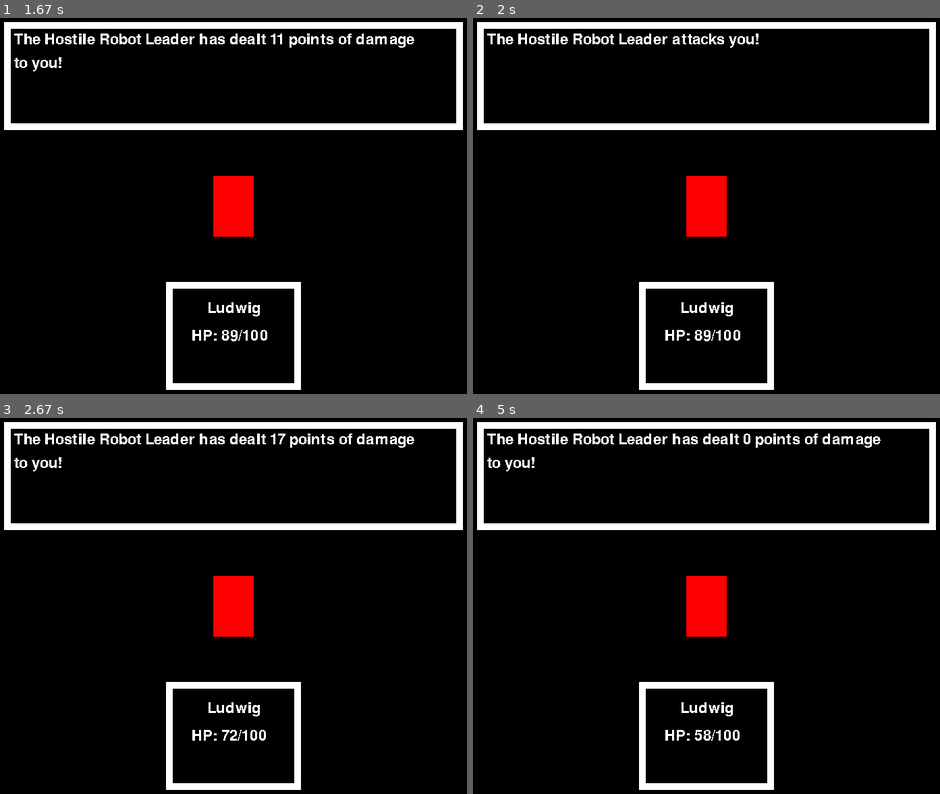
Above: before the commit, frames 1-4 (two rows, left to right).
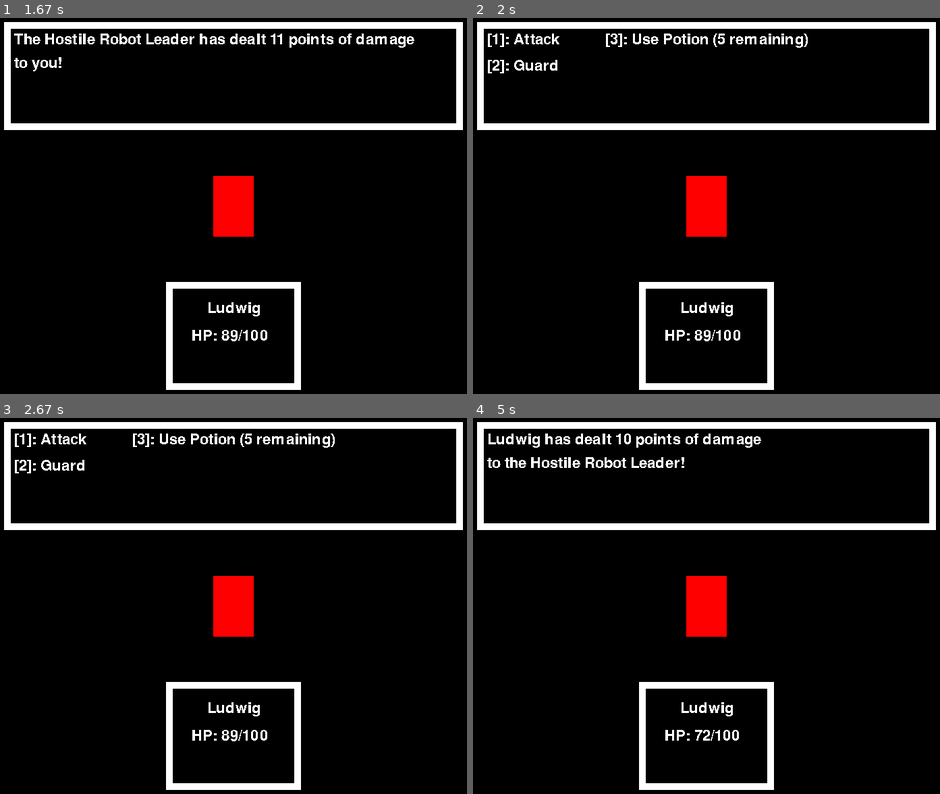
Above: after the commit, the same moments.

Repository: eduardoluis11/final-project-cs50-python
Game: pygame game, started from project.py
Two runs of this game, one before a commit and one after it. Both use one fixed random seed, a clock stepped at 60 frames per second and the inputs below.
Inputs:
- Up to frame 1 (1.67 s): tap Z at 0.33, 1.07, 1.37, 1.57 s; tap 1 at 0.67 s
- Up to frame 2 (2 s): tap Z at 1.9 s
- Up to frame 3 (2.67 s): tap Z at 2.2 s
- Up to frame 4 (5 s): tap 2 at 2.9 s; tap Z at 3.3, 3.63, 3.93, 4.8 s; tap 3 at 4.4 s

Frame 1 is identical in both runs. In frame 2, 1.1% of the frame differs, in the area x 3-72%, y 4-15%; in frame 3, 1.4%; in frame 4, 1.5%, in the area x 3-88%, y 4-86%.

Commit message:
Battle Menu Activated after Enemy's turn
Now, after the enemy finishes attacking you, the battle menu is rendered again during the player’s turn. The battle can keep going on and on, correctly switching between the player’s turn and the enemy’s turn. And it can keep going until the player has negative HP points.

Diff:
--- a/project.py
+++ b/project.py
@@ -444,6 +444,20 @@
 
 Note: to simplify things, and to avoid confusion, instead of printing the player’s name, I will print “you” in the
 battle messages. You only have 1 party member, after all.
+
+The battle can keep going on and on, correctly switching between the player’s turn and the enemy’s turn. And it can
+keep going until the player has negative HP points.
+
+Now the UI is being updated to show that the Player’s HP is being reduced by the enemy’s attack.
+
+Also, after the enemy hits the player, I want to render the battle menu again, since it would start the player’s turn
+once again. Now, after the enemy finishes attacking you, the battle menu is rendered again during the player’s turn.
+And you can attack again right after hitting “1” in the battle menu! And pressing “Z” in the battle menu doesn’t cause
+any bugs.
+
+Well, I think that I can now put the winning and the losing conditions. I’ll make it so that, if the player has less or
+equal to 0, I will render a message that says “You lost all of your HP. Game Over”. Meanwhile, if your enemy’s HP is
+less or equal to 0, I will render the message “Congrats! You won! You defeated the boss!”
 """
 
 
@@ -475,6 +489,15 @@
             # If the user presses a key
             if event.type == pygame.KEYDOWN:
 
+                # If it's still the enemy's turn, but the battle menu is activated and you press "Z"
+                if is_enemys_turn and display_battle_menu and event.key == pygame.K_z:
+
+                    # I will activate the player's turn, and deactivate the enemy's turn
+                    is_players_turn = True
+                    is_enemys_turn = False
+
+
+
                 # If it's the player's turn
                 if is_players_turn:
 
@@ -618,8 +641,8 @@
                         # Updating the Player's HP in the UI
                         players_hp_surface = game_font.render(f'HP: {player.health_points}/100', False, 'White')
 
-                        # DEBUG: This tells me how many HP points the enemy has after being attacked
-                        print("Your HP points left: " + str(player.health_points))
+                        # # DEBUG: This tells me how many HP points the enemy has after being attacked
+                        # print("Your HP points left: " + str(player.health_points))
 
                         # This will let the enemy render the "enemy attacks!" message after the player's turn
                         did_enemy_use_regular_attack = False
@@ -628,8 +651,10 @@
                         # is_players_turn = True
                         # is_enemys_turn = False
 
-                        # # This will display the battle menu after the enemy attacks the player
-                        # display_battle_menu = True
+                        # This will display the battle menu after the enemy attacks the player
+                        display_battle_menu = True
+
+
 
         # If no input is detected by the user (if they don't click nor press any keys), this will execute
 
@@ -647,7 +672,7 @@
         # Black rectangle. This rectangle needs to be within the white rectangle so that my white text can be read.
         pygame.draw.rect(game_window, 'Black', ((30, 25), (660, 140)))
 
-        if display_battle_menu:  # If the boolean that lets me render the battle menu is true
+        if display_battle_menu and is_players_turn: # If the boolean that lets me render the battle menu is true and if it's the player's turn
 
             # Show the battle menu
             game_window.blit(attack_command_surface, attack_command_rectangle)  # Render the "attack" command
